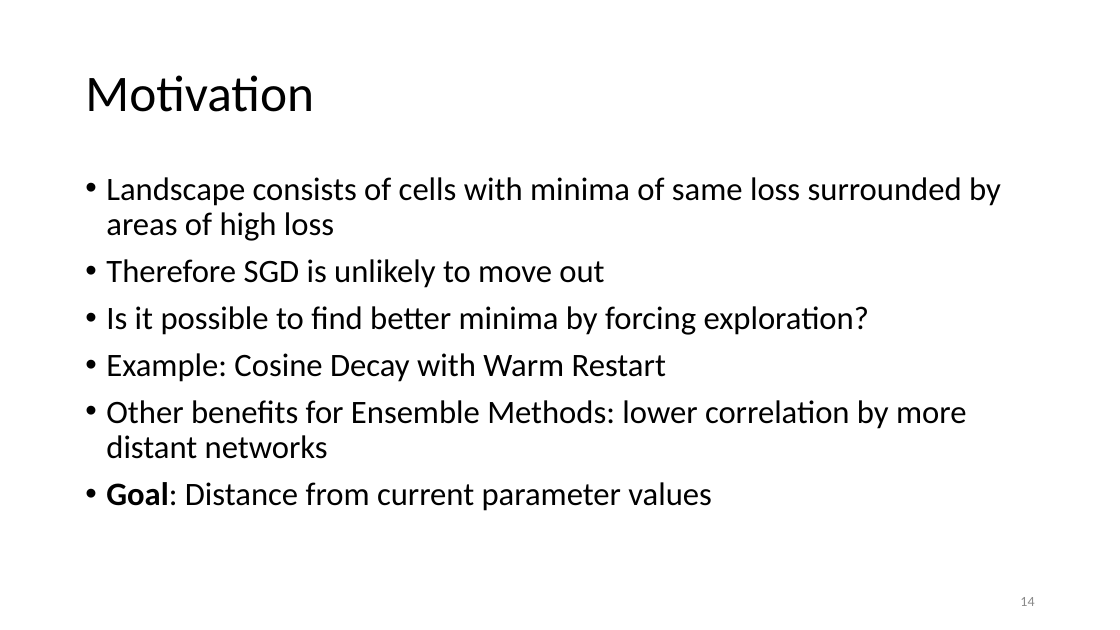
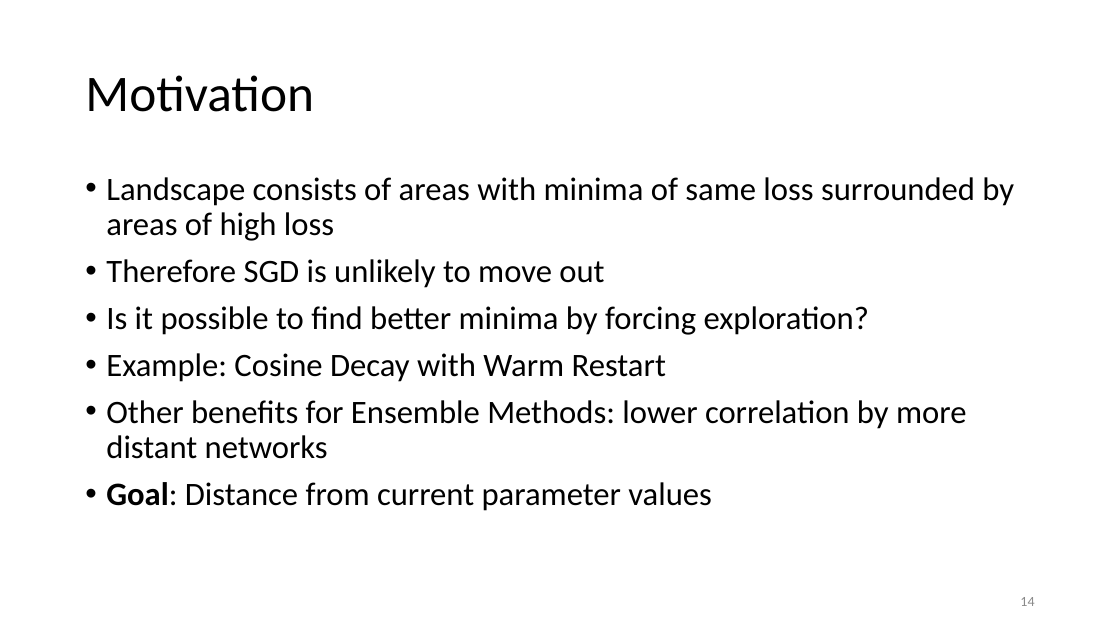
Before and after one commit to philippvb/Bachelorarbeit, a slide deck: slide 14 of presentation/Bachelorthesis_Presentation_final.odp. Drawn at 1120x630 pixels with LibreOffice and Linux fonts; fonts in the diff are those of the drawing. Boxes give left, top, right and bottom in pixels: in the first picture for what was removed or moved away, otherwise in the second. Text is boxed around its words. In the diff, an @@ line names an element or a change of style, - is before the commit and + after.

```diff
--- a/presentation/Bachelorthesis_Presentation_final.odp
+++ b/presentation/Bachelorthesis_Presentation_final.odp
@@ text at (x1=106, y1=177, x2=1014, y2=241): text changed @@
-• Landscape consists of cells with minima of same loss surrounded by areas of high loss
+• Landscape consists of areas with minima of same loss surrounded by areas of high loss
```
Also in this commit, not shown: 13 other slides changed, 1 slide added, 2 slides removed, 12 other files.
